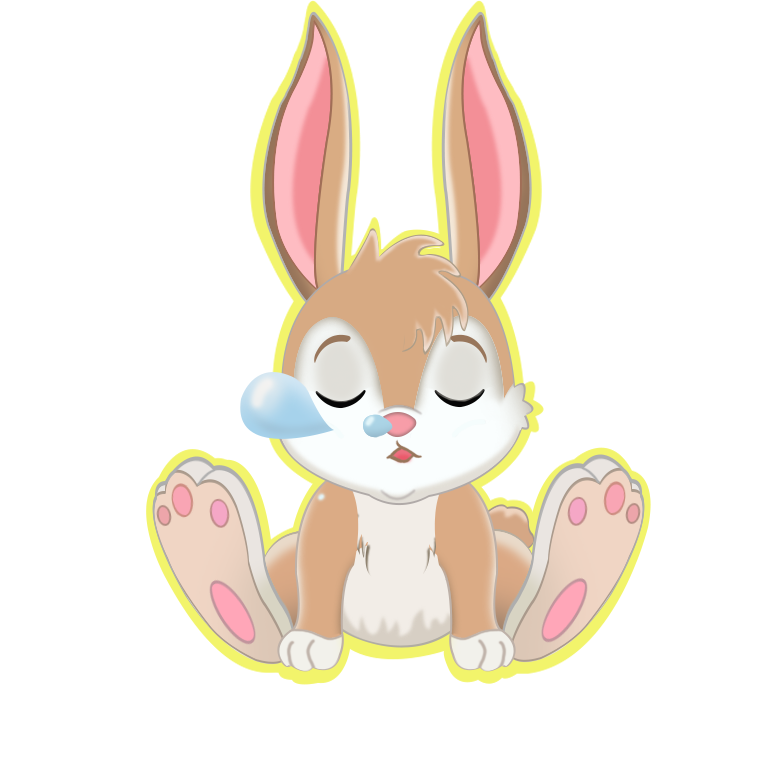
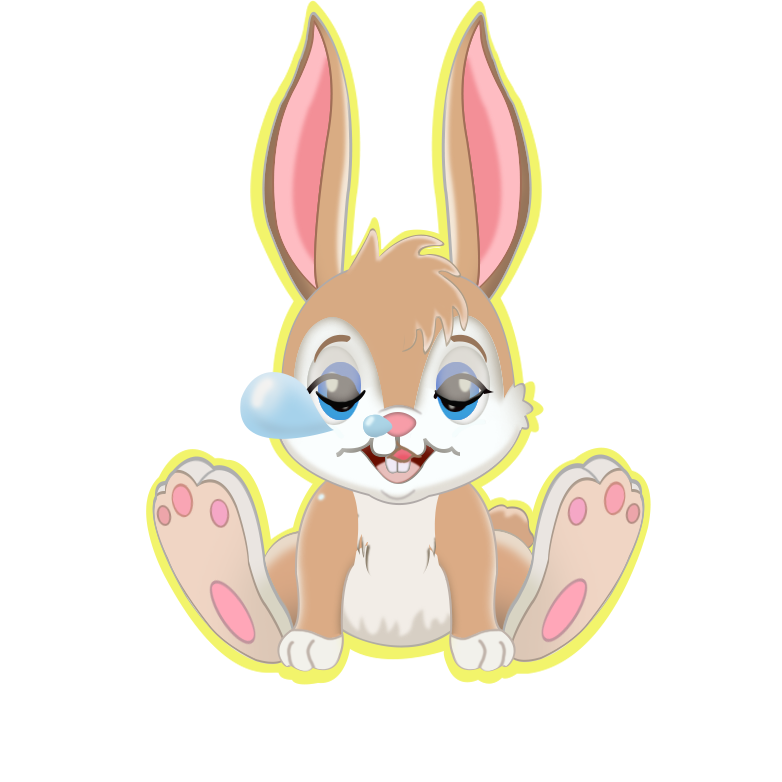
Two versions of the same layered image (w=782, h=782). Layer-by-layer changes:
showed "mắt_nhắm_phải" over [433, 373, 494, 399]
showed "mắt_nhắm_trái" over [306, 373, 361, 399]
showed group "mắt_phải" (5 layers) over [351, 346, 494, 461]
showed group "mắt_trái" (5 layers) over [306, 346, 446, 461]
showed "miệng" over [336, 436, 460, 484]
